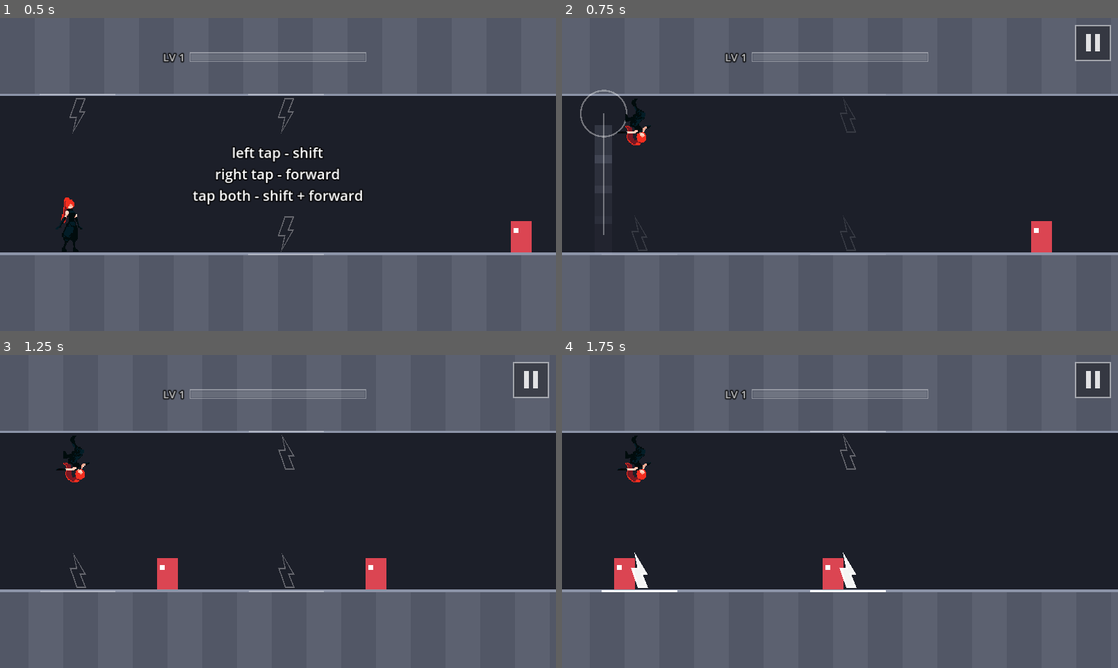
Above: before the commit, frames 1-4 (two rows, left to right).
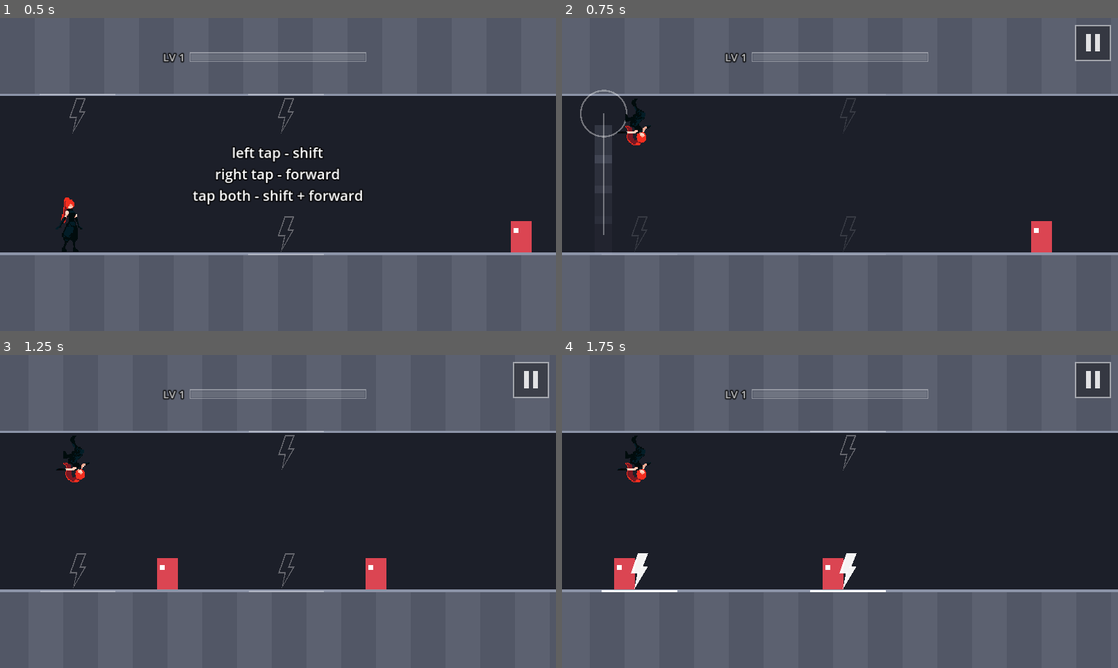
Above: after the commit, the same moments.

Repository: fredsbreads/game-off
Game: Godot game, scene res://scenes/main.tscn
Same seed, same stepped clock (60 frames per second), same inputs: the game is played once before the commit and once after it.
Inputs (mouse positions are in pixels of both pictures, inside the frame that each line leads up to):
- Up to frame 1 (0.5 s): no input
- Up to frame 2 (0.75 s): tap Enter at 0.5 s; move the mouse to (962, 158) at 0.52 s; hold K (tp_forward) from 0.53 s (still down); hold J (tp_vertical) from 0.53 s (still down); click (962, 158) at 0.67 s
- Up to frame 3 (1.25 s): keep holding K (tp_forward); keep holding J (tp_vertical)
- Up to frame 4 (1.75 s): move the mouse to (728, 527) at 1.27 s; release K (tp_forward) at 1.28 s; release J (tp_vertical) at 1.28 s; tap Shift at 1.35 s

Frame 1 is identical in both runs. In frame 2, 0.3% of the frame differs, in the area x 12-53%, y 25-75%; in frame 3, 0.3%; in frame 4, 0.4%.

Commit message:
Marker bolts stay upright when she's on the ceiling

Diff:
--- a/scripts/player.gd
+++ b/scripts/player.gd
@@ -162,9 +162,13 @@
 	# Centred in the body's height (MARKER_SIZE.y tall from body_top).
 	var top := body_top + (MARKER_SIZE.y * t - size.y) * 0.5
 	var points := PackedVector2Array()
+	# On the ceiling the whole player node is flipped upside down; flip the
+	# bolt back so it always reads upright on screen.
+	var upright := row == Rules.Row.CEILING
 	for p in BOLT:
 		var v: Vector2 = p
-		points.append(Vector2(cx - size.x * 0.5 + v.x * size.x, top + v.y * size.y))
+		var vy := 1.0 - v.y if upright else v.y
+		points.append(Vector2(cx - size.x * 0.5 + v.x * size.x, top + vy * size.y))
 	if lit:
 		draw_colored_polygon(points, color)
 	var outline := points.duplicate()
